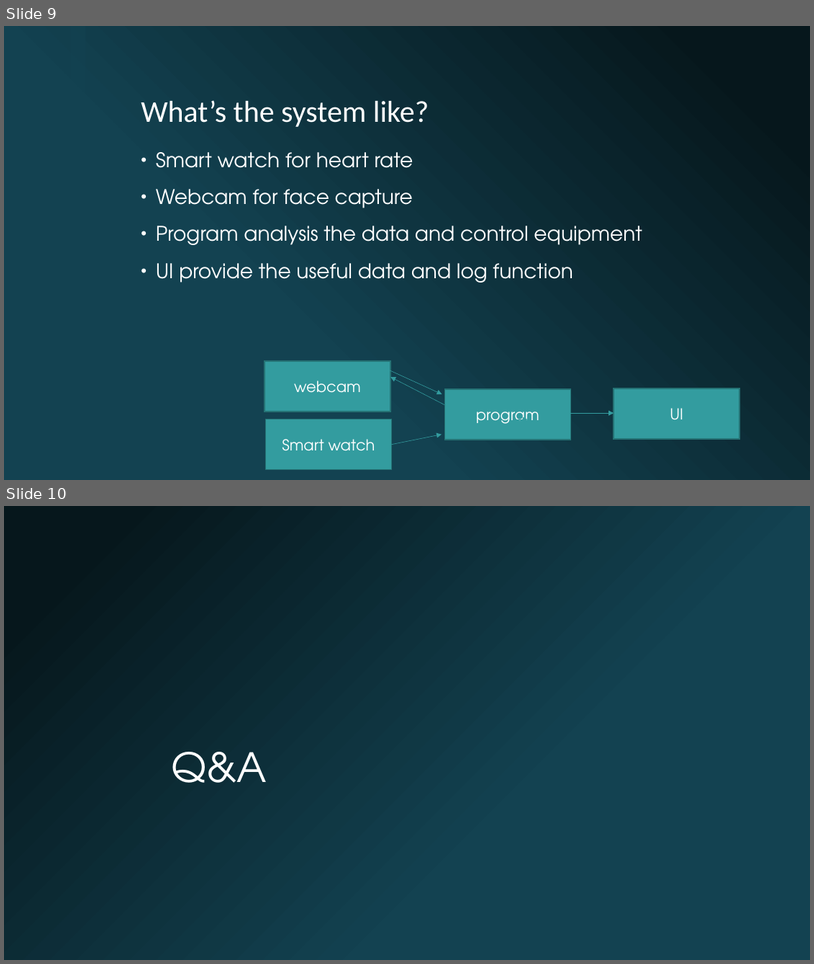
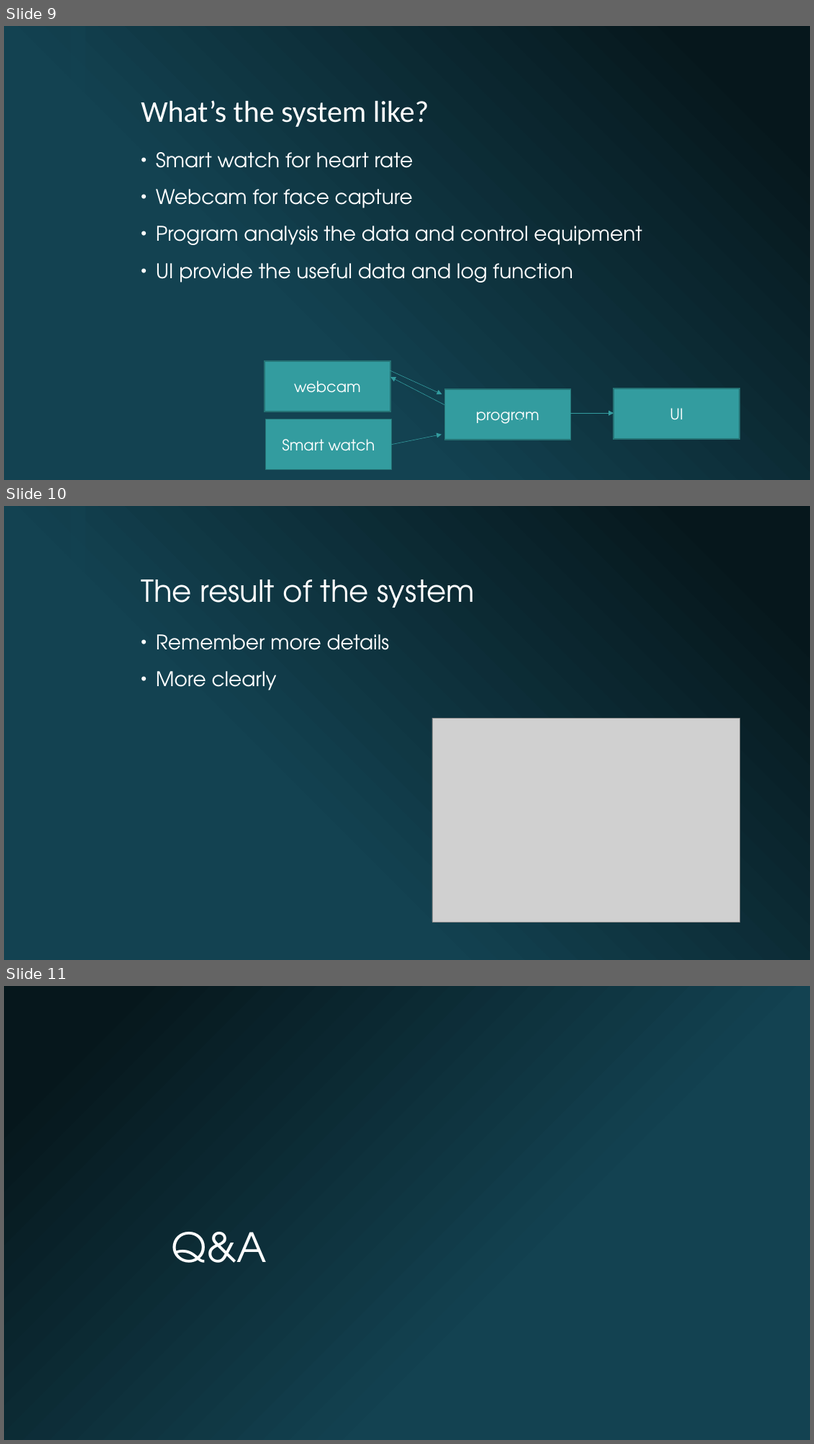
Before and after one commit to zht1hao/518-project, a slide deck: 518 project presentation.pptx. Shown one above the other, each under a label of ours: slides 9 and 10 before the commit, slides 9, 10 and 11 after it. The pictures are 814x964 and 814x1444 pixels, drawn with LibreOffice and Linux fonts; fonts in the diff are those of the drawing; grey boxes stand for pictures; background and template pictures are left out. Boxes give left, top, right and bottom in pixels: in the first picture for what was removed or moved away, otherwise in the second. Text is boxed around its words. In the diff, an @@ line names an element or a change of style, - is before the commit and + after.

```diff
--- a/518 project presentation.pptx
+++ b/518 project presentation.pptx
@@ slide 10 added at (4, 506, 810, 960), background picture (left out); not listed: 1 template element that a slide beside it also shows @@
@@ title added at (141, 579, 475, 608), 36 pt, text #FFFFFF @@
+The result of the system
@@ text added at (156, 634, 390, 690), 24 pt, text #FFFFFF @@
+• Remember more details
+• More clearly
@@ picture added at (432, 718, 740, 921) @@
@@ what was slide 10 is now slide 11 @@
```
Also in this commit, not shown: 1 slide changed.
